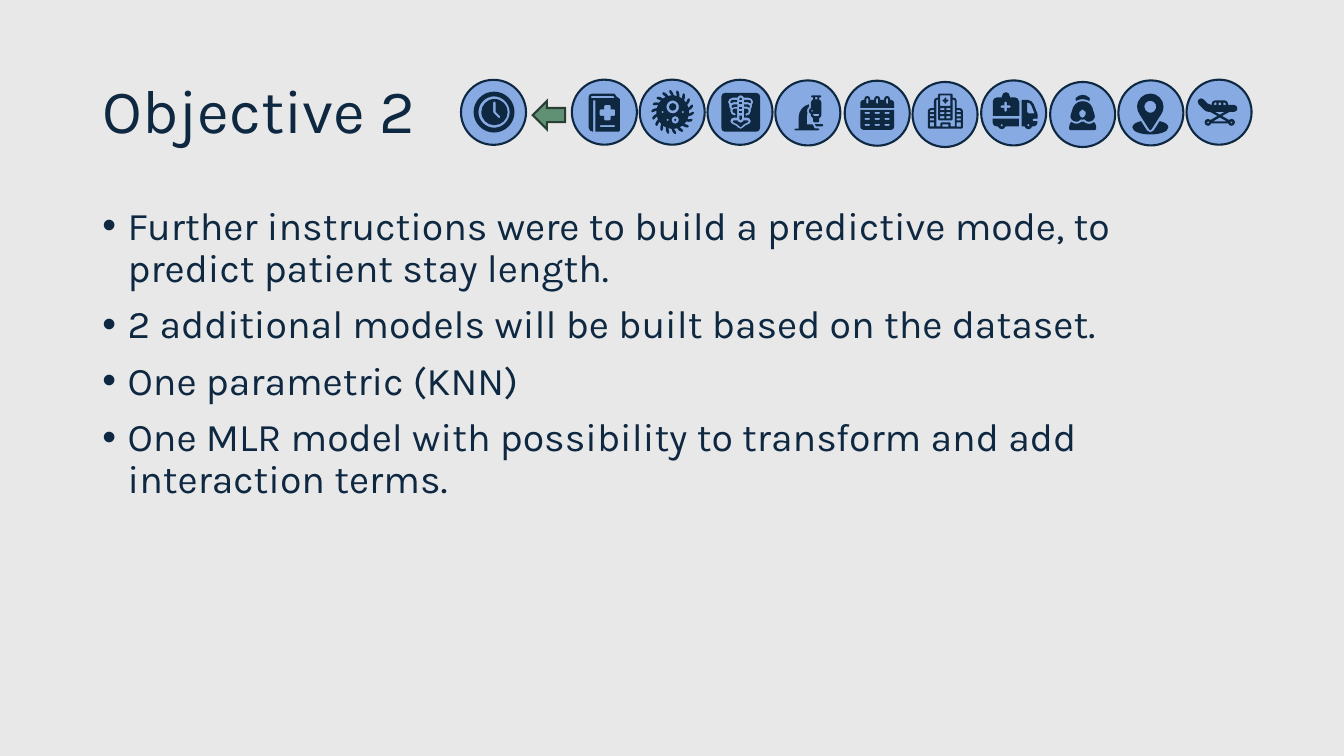
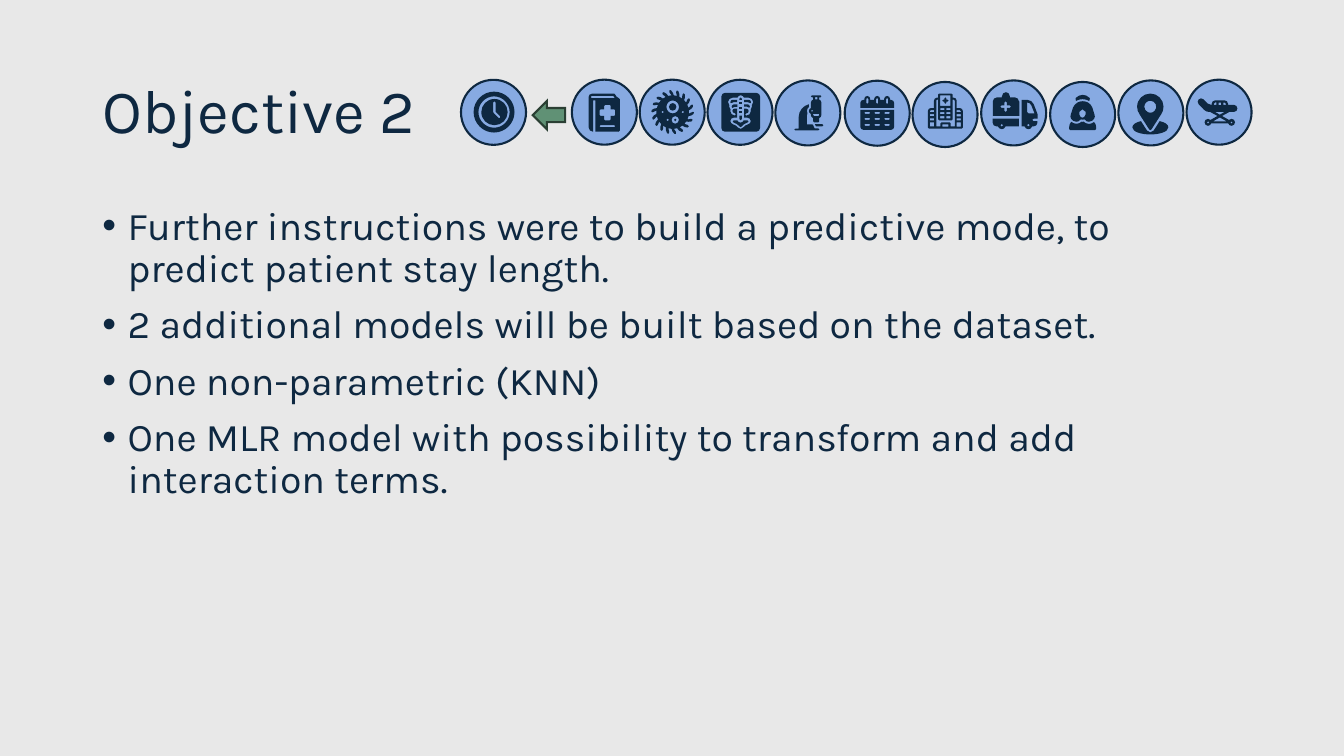
Before and after one commit to Payday4/Hospitalization_stays, a slide deck: slide 15 of medical data WIP.pptx (slide 14 before the commit). Drawn at 1344x756 pixels with LibreOffice and Linux fonts; fonts in the diff are those of the drawing. Boxes give left, top, right and bottom in pixels: in the first picture for what was removed or moved away, otherwise in the second. Text is boxed around its words. In the diff, an @@ line names an element or a change of style, - is before the commit and + after.

```diff
--- a/medical data WIP.pptx
+++ b/medical data WIP.pptx
@@ text at (128,366,600,405): text changed @@
-• One parametric (KNN)
+• One non-parametric (KNN)
```
Also in this commit, not shown: 7 other slides changed, 1 slide added.
